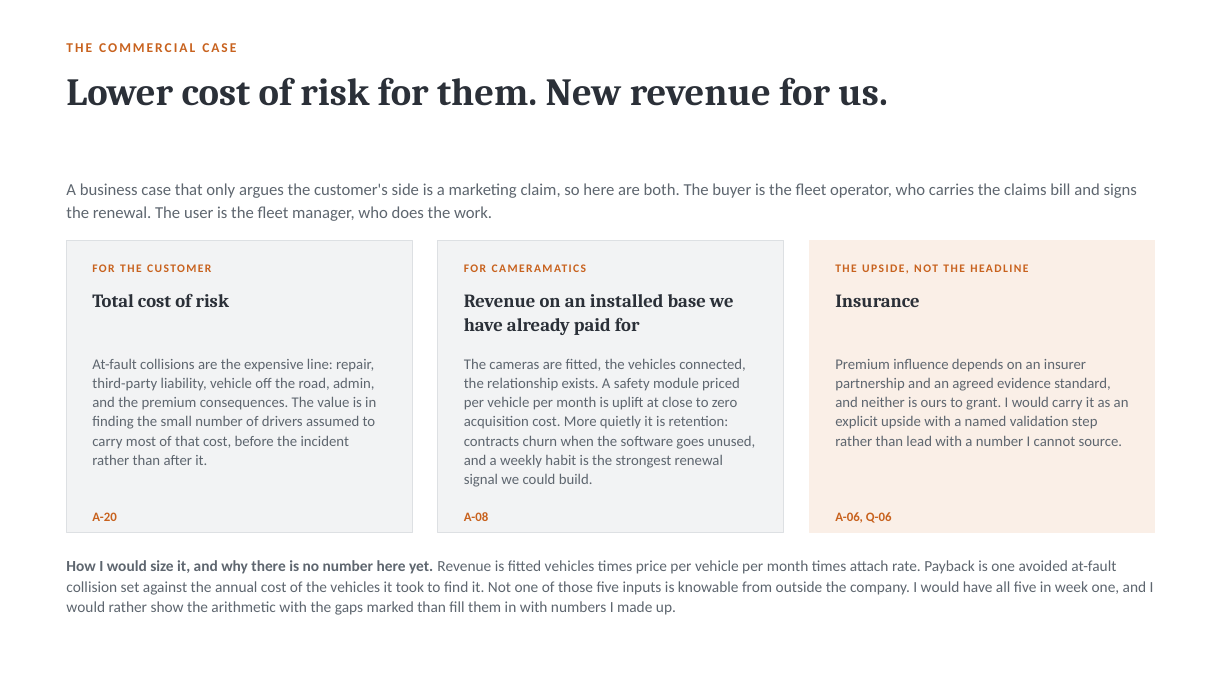
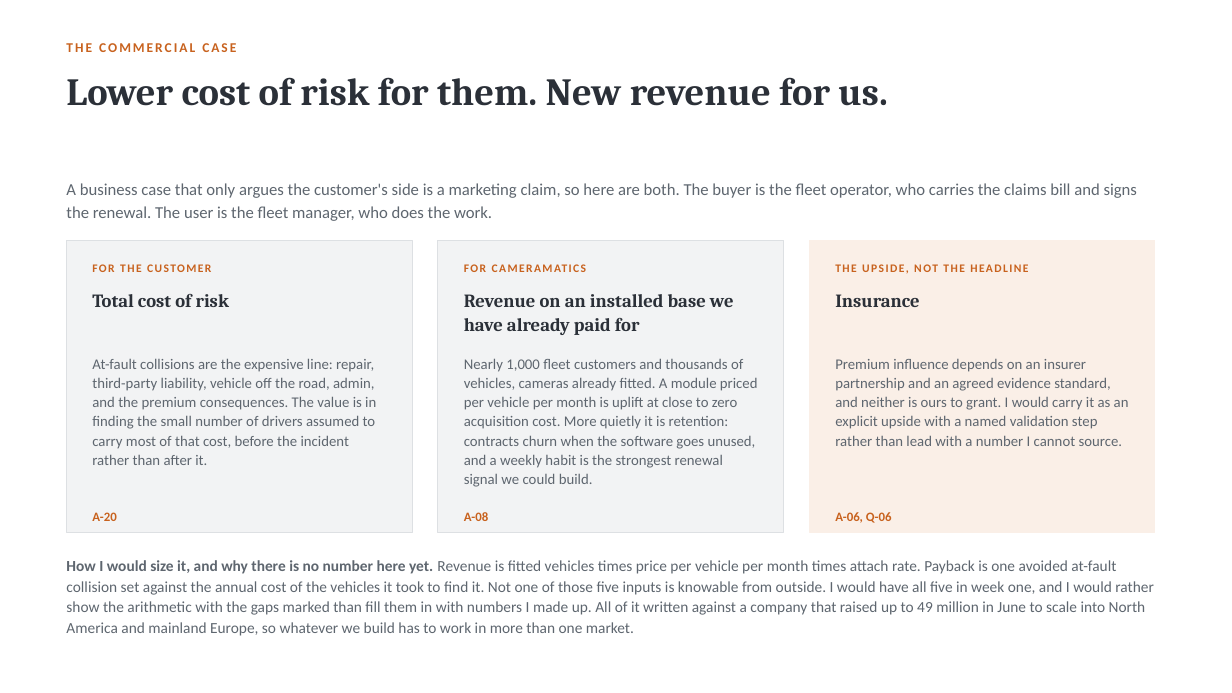
Before and after one commit to dannydaley76/cameramatics-product-brain, a slide deck: slide 4 of deck/cameramatics-danny-daley.pptx. Drawn at 1232x693 pixels with LibreOffice and Linux fonts; fonts in the diff are those of the drawing. Boxes give left, top, right and bottom in pixels: in the first picture for what was removed or moved away, otherwise in the second. Text is boxed around its words. In the diff, an @@ line names an element or a change of style, - is before the commit and + after.

```diff
--- a/deck/cameramatics-danny-daley.pptx
+++ b/deck/cameramatics-danny-daley.pptx
@@ text at bbox=[464, 359, 758, 487]: text changed @@
-The cameras are fitted, the vehicles connected, the relationship exists. A safety module priced per vehicle per month is uplift at close to zero acquisition cost. More quietly it is retention: contracts churn when the software goes unused, and a weekly habit is the strongest renewal signal we could build.
+Nearly 1,000 fleet customers and thousands of vehicles, cameras already fitted. A module priced per vehicle per month is uplift at close to zero acquisition cost. More quietly it is retention: contracts churn when the software goes unused, and a weekly habit is the strongest renewal signal we could build.
@@ text at bbox=[66, 560, 1153, 636]: text changed @@
-How I would size it, and why there is no number here yet. Revenue is fitted vehicles times price per vehicle per month times attach rate. Payback is one avoided at-fault collision set against the annual cost of the vehicles it took to find it. Not one of those five inputs is knowable from outside the company. I would have all five in week one, and I would rather show the arithmetic with the gaps marked than fill them in with numbers I made up.
+How I would size it, and why there is no number here yet. Revenue is fitted vehicles times price per vehicle per month times attach rate. Payback is one avoided at-fault collision set against the annual cost of the vehicles it took to find it. Not one of those five inputs is knowable from outside. I would have all five in week one, and I would rather show the arithmetic with the gaps marked than fill them in with numbers I made up. All of it written against a company that raised up to 49 million in June to scale into North America and mainland Europe, so whatever we build has to work in more than one market.
```
Also in this commit, not shown: 6 other slides changed, 5 other files.
